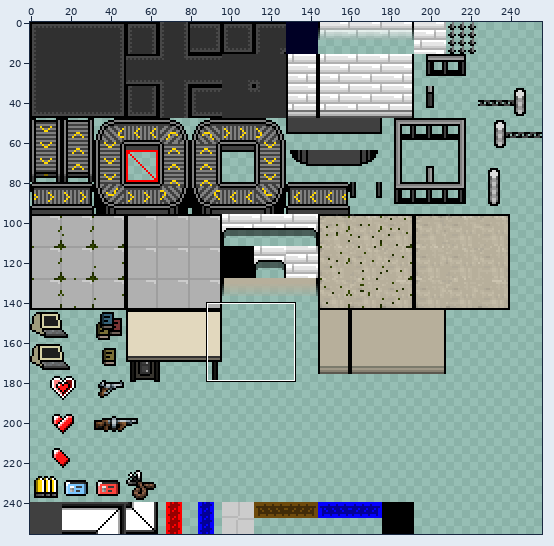
Edited in one commit: sprite sheet (Assets/Maps/tileset.png). Above, an overview of the earlier version with the close-up marked.
Close-up. Before:
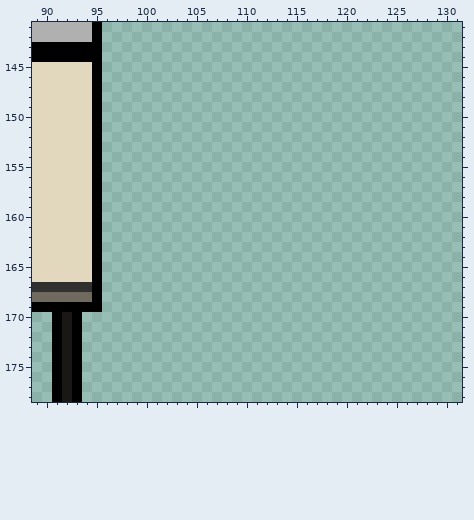
The file is 256x256 pixels. Colours within 5 levels of each other are drawn and written as one. Shown: x 89..131, y 141..178.
New version:
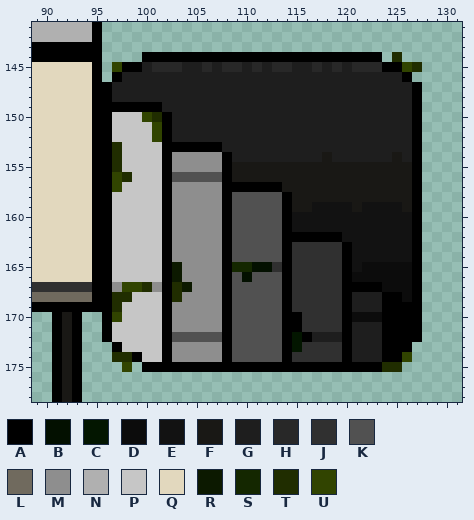
Palette (. is transparent): A #000000  B #031000  C #031600  D #0c0c0c  E #121212  F #191815  G #1e1e1e  H #282828  J #303030  K #515151  L #706a5e  M #8e8e8e  N #b0b0b0  P #c6c6c6  Q #e2d8be  R #0c1900  S #142700  T #202d00  U #314400
The exact change:
{"y":144,"x":100,"old":"........................","new":"AAAAAAAAAAAAAAAAAAAAAAAA"}
{"y":144,"x":125,"old":".","new":"T"}
{"y":145,"x":97,"old":"...............................","new":"UAAGHHHGGHGHHGHGHHGGHGHGHHHAAUT"}
{"y":146,"x":97,"old":"..............................","new":"AGGGGGGGGGGGGGGGGGGGGGGGGGGGGA"}
{"y":147,"x":96,"old":"................................","new":"AGGGGGGGGGGGGGGGGGGGGGGGGGGGGGGA"}
{"y":148,"x":96,"old":"................................","new":"AGGGGGGGGGGGGGGGGGGGGGGGGGGGGGGA"}
{"y":149,"x":96,"old":"................................","new":"AAAAAAGGGGGGGGGGGGGGGGGGGGGGGGGA"}
{"y":150,"x":96,"old":"................................","new":"APPPUTAGGGGGGGGGGGGGGGGGGGGGGGGA"}
{"y":151,"x":96,"old":"................................","new":"APPPPUAGGGGGGGGGGGGGGGGGGGGGGGGA"}
{"y":152,"x":96,"old":"................................","new":"APPPPUAGGGGGGGGGGGGGGGGGGGGGGGGA"}
{"y":153,"x":96,"old":"................................","new":"ATPPPPAAAAAAGGGGGGGGGGGGGGGGGGGA"}
{"y":154,"x":96,"old":"................................","new":"ATPPPPAMMMMMAGGGGGGGGGFGGGGGGFGA"}
{"y":155,"x":96,"old":"................................","new":"ATPPPPAMMMMMAFFFFFFFFFFFFFFFFFFA"}
{"y":156,"x":96,"old":"................................","new":"AUTPPPAKKKKKAFFFFFFFFFFFFFFFFFFA"}
{"y":157,"x":96,"old":"................................","new":"AUPPPPAMMMMMAAAAAAFFFFFFFFFFFFFA"}
{"y":158,"x":96,"old":"................................","new":"APPPPPAMMMMMAKKKKKAFFFFFFFFFFFFA"}
{"y":159,"x":96,"old":"................................","new":"APPPPPAMMMMMAKKKKKAFFEEEEFEEEEFA"}
{"y":160,"x":96,"old":"................................","new":"APPPPPAMMMMMAKKKKKAEEEEEEEEEEEEA"}
{"y":161,"x":96,"old":"................................","new":"APPPPPAMMMMMAKKKKKAEEEEEEEEEEEEA"}
{"y":162,"x":96,"old":"................................","new":"APPPPPAMMMMMAKKKKKAAAAAAEEEEEEEA"}
{"y":163,"x":96,"old":"................................","new":"APPPPPAMMMMMAKKKKKAJJJJJAEEEEEEA"}
{"y":164,"x":96,"old":"................................","new":"APPPPPAMMMMMAKKKKKAJJJJJAEEEEEEA"}
{"y":165,"x":96,"old":"................................","new":"APPPPPARMMMMASSBBJAJJJJJAEDDDDDA"}
{"y":166,"x":96,"old":"................................","new":"APPPPPARMMMMAKBKKKAJJJJJADDDDDDA"}
{"y":167,"x":96,"old":"................................","new":"AMUUTMATRMMMAKKKKKAJJJJJAAAADDDA"}
{"y":168,"x":96,"old":"................................","new":"ATTPPPATMMMMAKKKKKAJJJJJAGGGAADA"}
{"y":169,"x":96,"old":"................................","new":"ATPPPPAMMMMMAKKKKKAJJJJJAGGGAAAA"}
{"y":170,"x":96,"old":"................................","new":"AUPPPPAMMMMMAKKKKKAAJJJJADDDAAAA"}
{"y":171,"x":96,"old":"................................","new":"APPPPPAMMMMMAKKKKKAAJJJJAGGGAAAA"}
{"y":172,"x":96,"old":"................................","new":"APPPPPAKKKKKAKKKKKACAGGGAGGGAAAA"}
{"y":173,"x":97,"old":"..............................","new":"APPPPAMMMMMAKKKKKACJJJJAGGGAAA"}
{"y":174,"x":97,"old":"..............................","new":"TTAPPAMMMMMAKKKKKAJJJJJAGGGAAU"}
{"y":175,"x":98,"old":".","new":"U"}
{"y":175,"x":100,"old":"..........................","new":"AAAAAAAAAAAAAAAAAAAAAAAATT"}
{"label":"added","picture_box":[102,52,422,372]}
